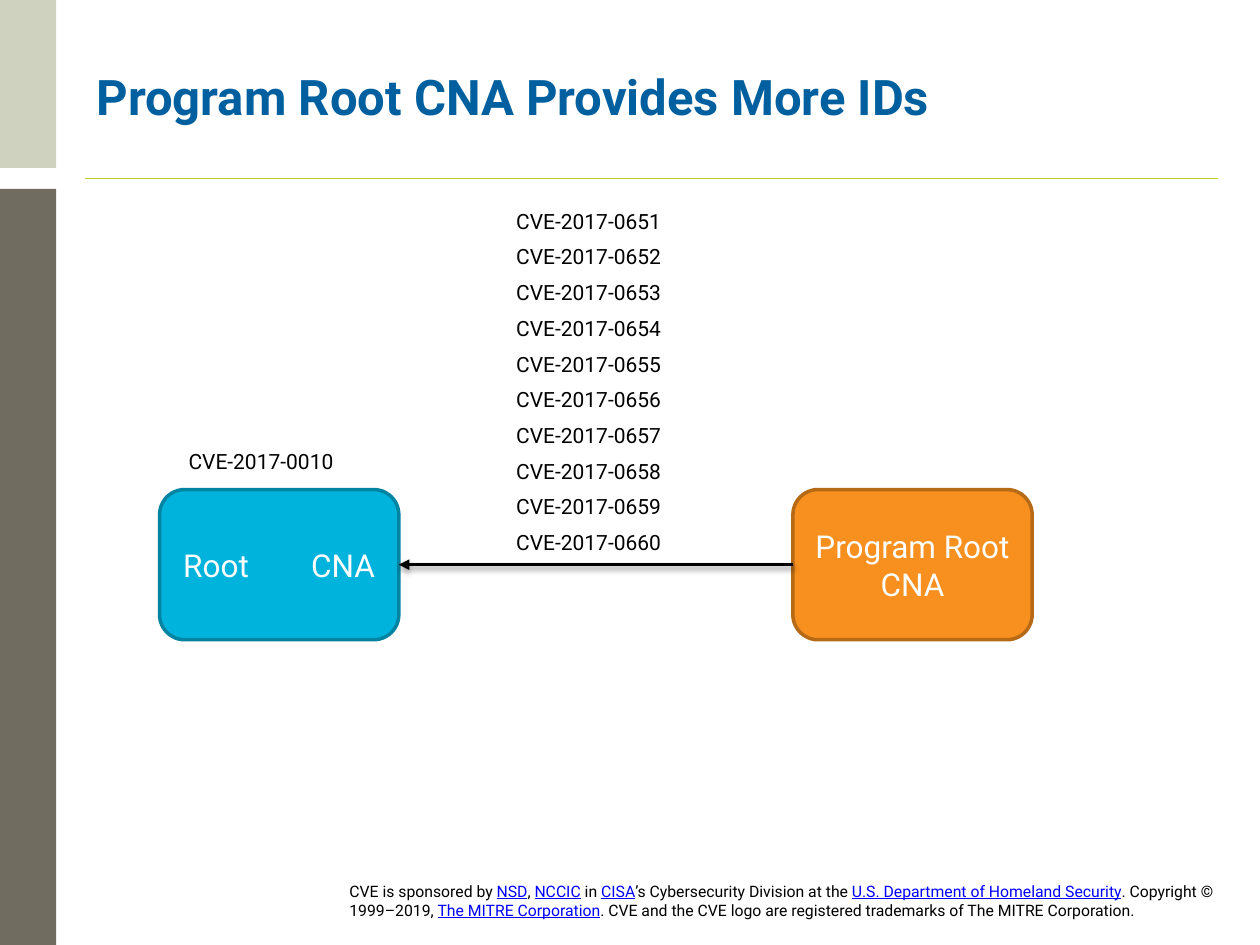
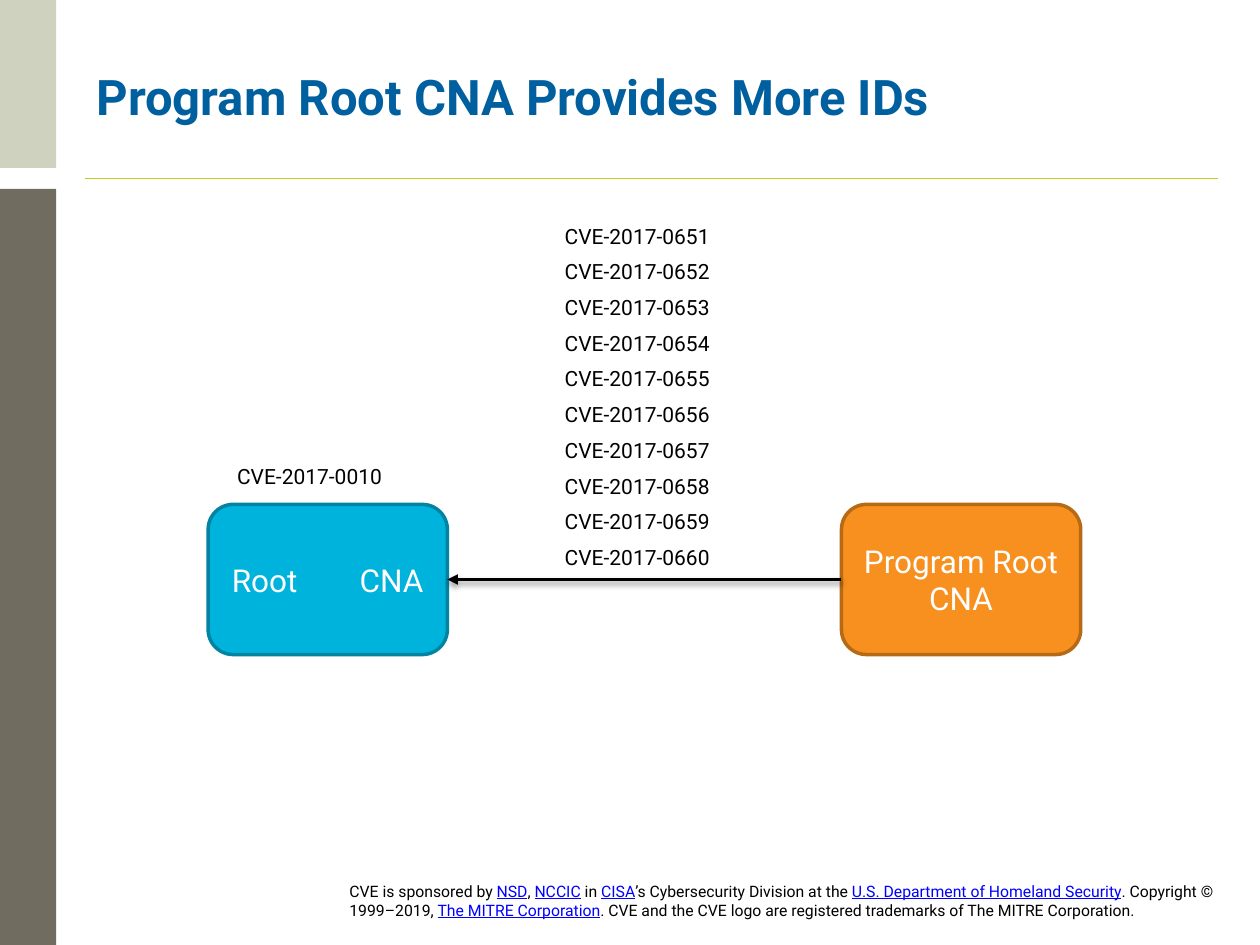
Before and after one commit to CVEProject/cveproject.github.io, a slide deck: slide 11 of docs/cna/CNA_Processes.pptx. Drawn at 1260x945 pixels with LibreOffice and Linux fonts; fonts in the diff are those of the drawing; background and template pictures are left out. Boxes give left, top, right and bottom in pixels: in the first picture for what was removed or moved away, otherwise in the second. Text is boxed around its words. In the diff, an @@ line names an element or a change of style, - is before the commit and + after.

```diff
--- a/docs/cna/CNA_Processes.pptx
+++ b/docs/cna/CNA_Processes.pptx
@@ 2 rounded rectangles, 2 texts, 1 arrow: place and size @@
-2 rounded rectangles, 2 texts, 1 arrow at [160,214,1032,640]
+2 rounded rectangles, 2 texts, 1 arrow at [208,229,1081,654]
```
Also in this commit, not shown: 14 other slides changed.
